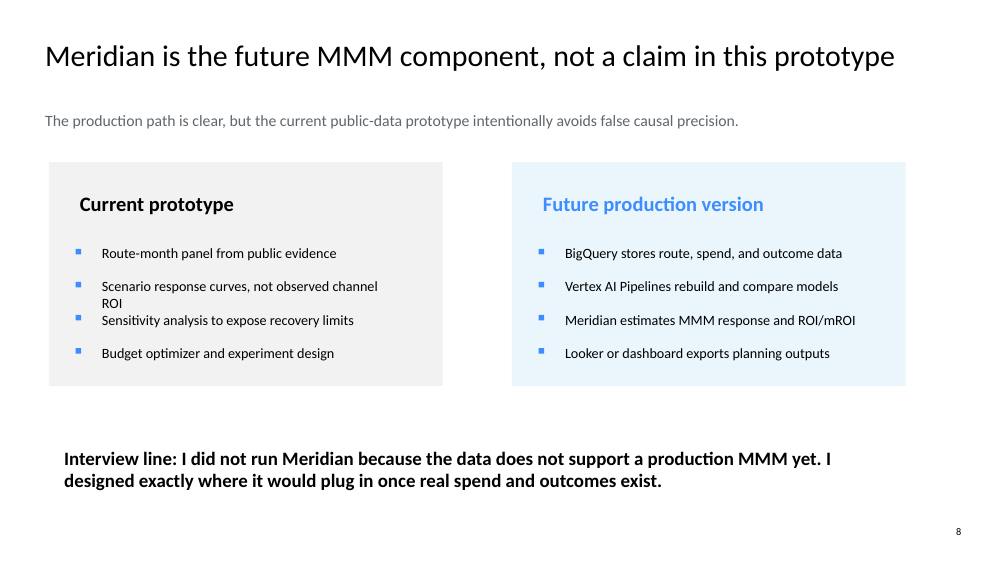
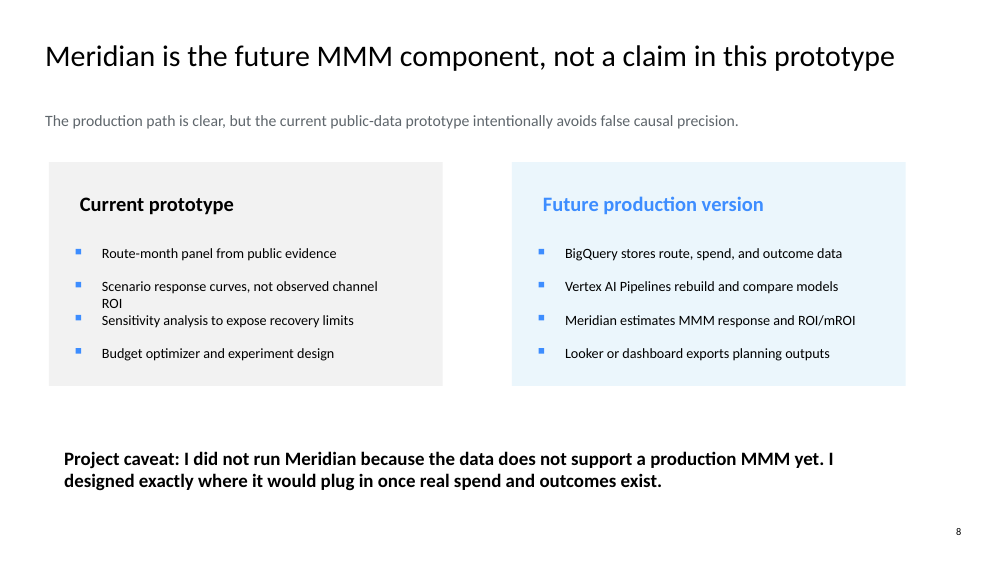
Before and after one commit to Junyichen1633/regional-route-marketing-science, a slide deck: slide 8 of presentations/regional_route_marketing_science_case_study.pptx. Drawn at 1008x567 pixels with LibreOffice and Linux fonts; fonts in the diff are those of the drawing. Boxes give left, top, right and bottom in pixels: in the first picture for what was removed or moved away, otherwise in the second. Text is boxed around its words. In the diff, an @@ line names an element or a change of style, - is before the commit and + after.

Commit message:
Polish public project presentation

```diff
--- a/presentations/regional_route_marketing_science_case_study.pptx
+++ b/presentations/regional_route_marketing_science_case_study.pptx
@@ text at bbox=[64, 451, 834, 491]: text changed @@
-Interview line: I did not run Meridian because the data does not support a production MMM yet. I designed exactly where it would plug in once real spend and outcomes exist.
+Project caveat: I did not run Meridian because the data does not support a production MMM yet. I designed exactly where it would plug in once real spend and outcomes exist.
```
Also in this commit, not shown: 59 other files.
